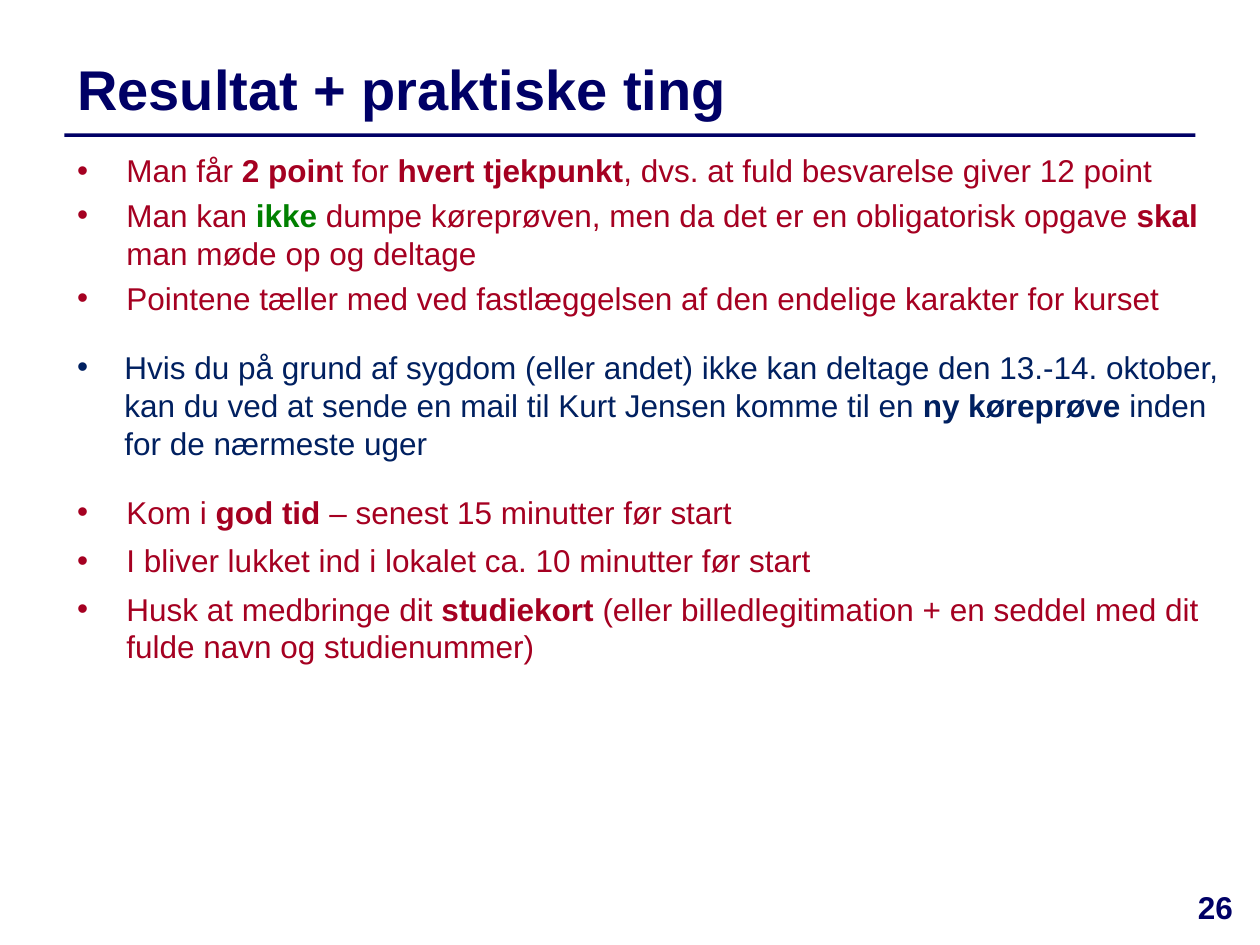
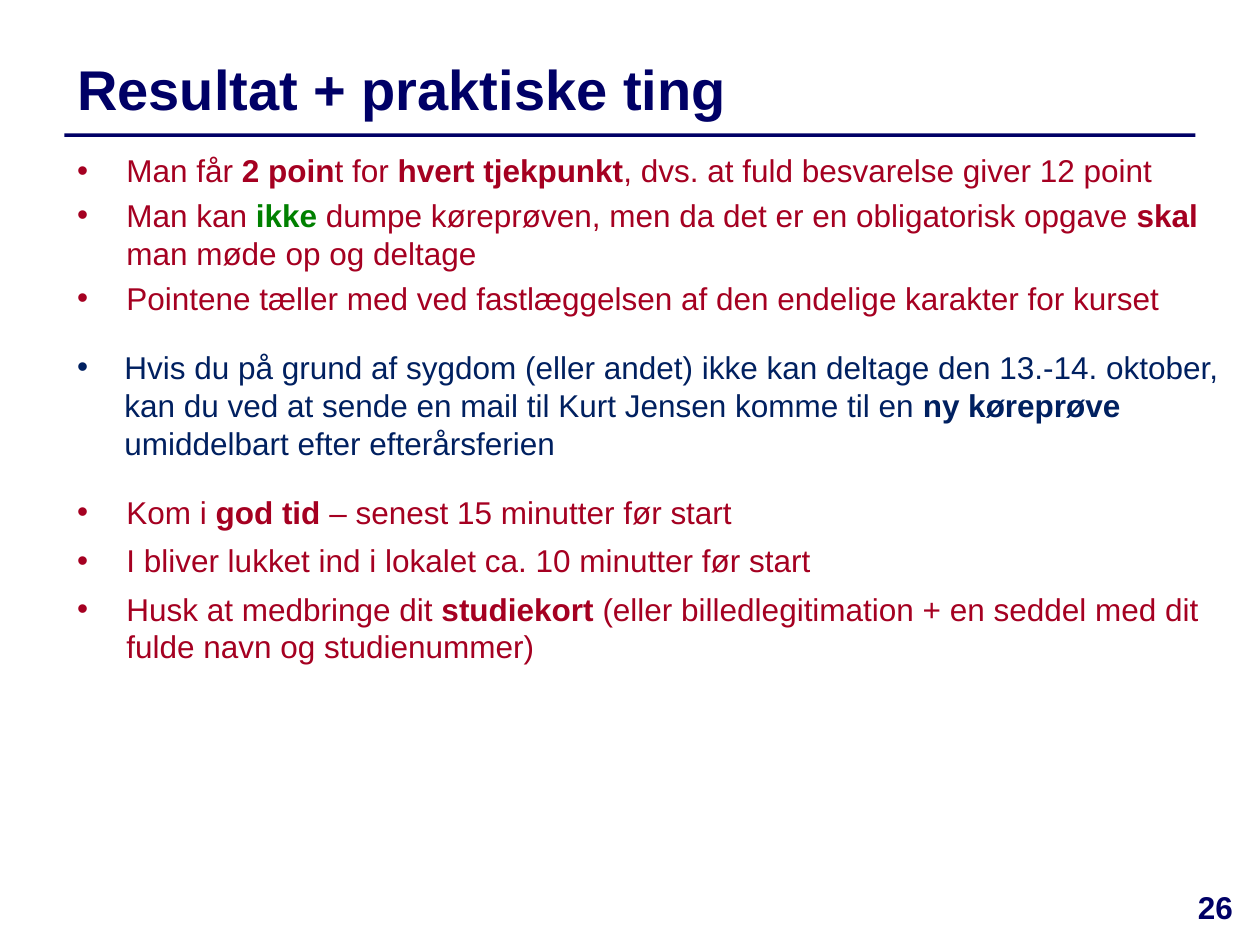
Before and after one commit to IntProgAU/Materiale, a slide deck: slide 26 of web/e22/uge_5a/Slides-Uge5-Mandag.pptx. Drawn at 1260x945 pixels with LibreOffice and Linux fonts; fonts in the diff are those of the drawing. Boxes give left, top, right and bottom in pixels: in the first picture for what was removed or moved away, otherwise in the second. Text is boxed around its words. In the diff, an @@ line names an element or a change of style, - is before the commit and + after.

```diff
--- a/web/e22/uge_5a/Slides-Uge5-Mandag.pptx
+++ b/web/e22/uge_5a/Slides-Uge5-Mandag.pptx
@@ text at (x1=124, y1=354, x2=1218, y2=456): text changed @@
-• Hvis du på grund af sygdom (eller andet) ikke kan deltage den 13.-14. oktober, kan du ved at sende en mail til Kurt Jensen komme til en ny køreprøve inden for de nærmeste uger
+• Hvis du på grund af sygdom (eller andet) ikke kan deltage den 13.-14. oktober, kan du ved at sende en mail til Kurt Jensen komme til en ny køreprøve umiddelbart efter efterårsferien
```
Also in this commit, not shown: 7 other slides changed, 1 other file.
